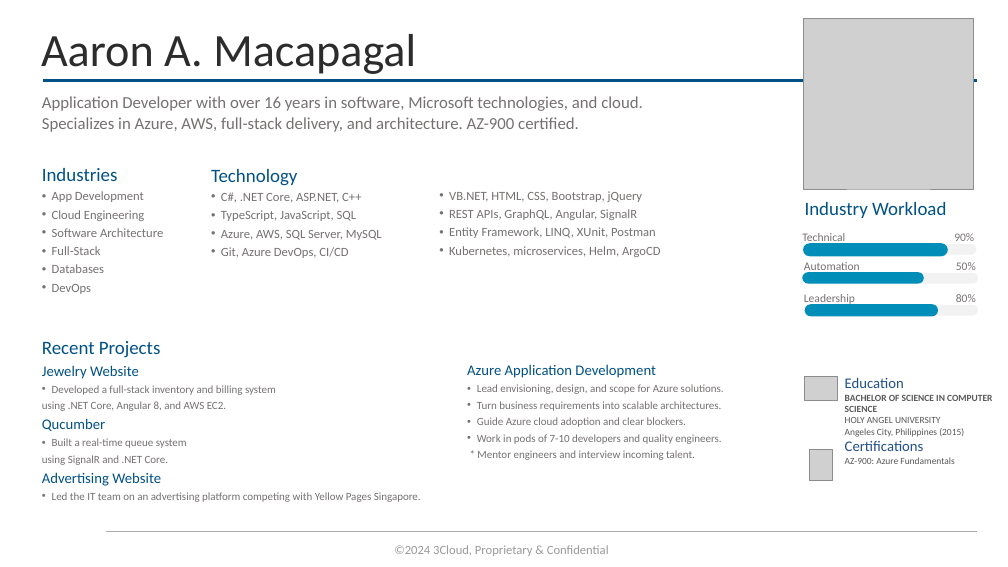
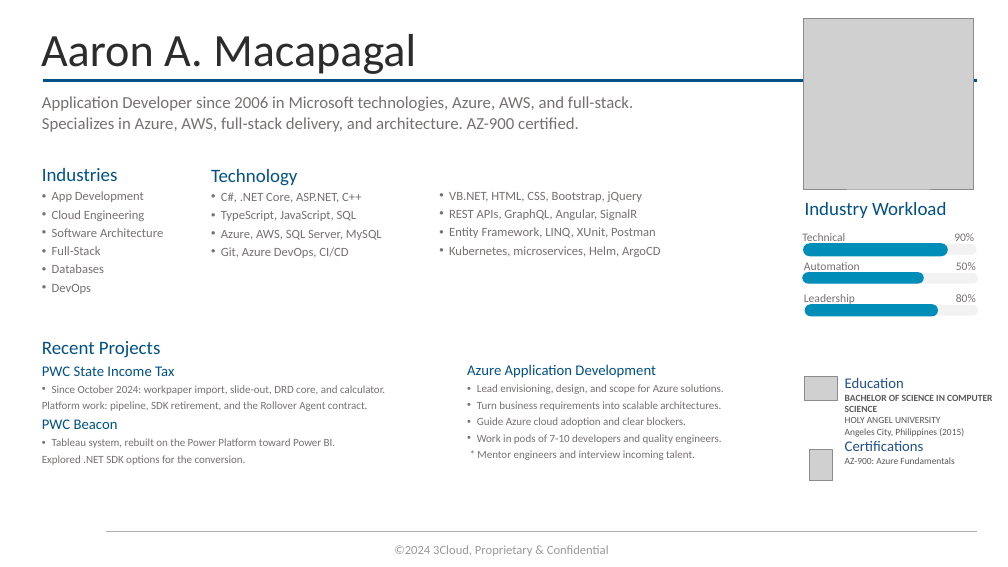
Before and after one commit to zazabix/angular-animation, a slide deck: slide 1 of 3Cloud Bio - Aaron Macapagal.pptx. Drawn at 1008x567 pixels with LibreOffice and Linux fonts; fonts in the diff are those of the drawing; grey boxes stand for pictures; background and template pictures are left out. Boxes give left, top, right and bottom in pixels: in the first picture for what was removed or moved away, otherwise in the second. Text is boxed around its words. In the diff, an @@ line names an element or a change of style, - is before the commit and + after.

```diff
--- a/3Cloud Bio - Aaron Macapagal.pptx
+++ b/3Cloud Bio - Aaron Macapagal.pptx
@@ text at box(42, 96, 633, 111): text changed @@
-Application Developer with over 16 years in software, Microsoft technologies, and cloud.
+Application Developer since 2006 in Microsoft technologies, Azure, AWS, and full-stack.
@@ text at box(42, 366, 385, 465): text changed @@
-Jewelry Website
-• Developed a full-stack inventory and billing system
-using .NET Core, Angular 8, and AWS EC2.
-Qucumber
-• Built a real-time queue system
-using SignalR and .NET Core.
-Advertising Website
-• Led the IT team on an advertising platform competing with Yellow Pages Singapore.
+PWC State Income Tax
+• Since October 2024: workpaper import, slide-out, DRD core, and calculator.
+Platform work: pipeline, SDK retirement, and the Rollover Agent contract.
+PWC Beacon
+• Tableau system, rebuilt on the Power Platform toward Power BI.
+Explored .NET SDK options for the conversion.
```
